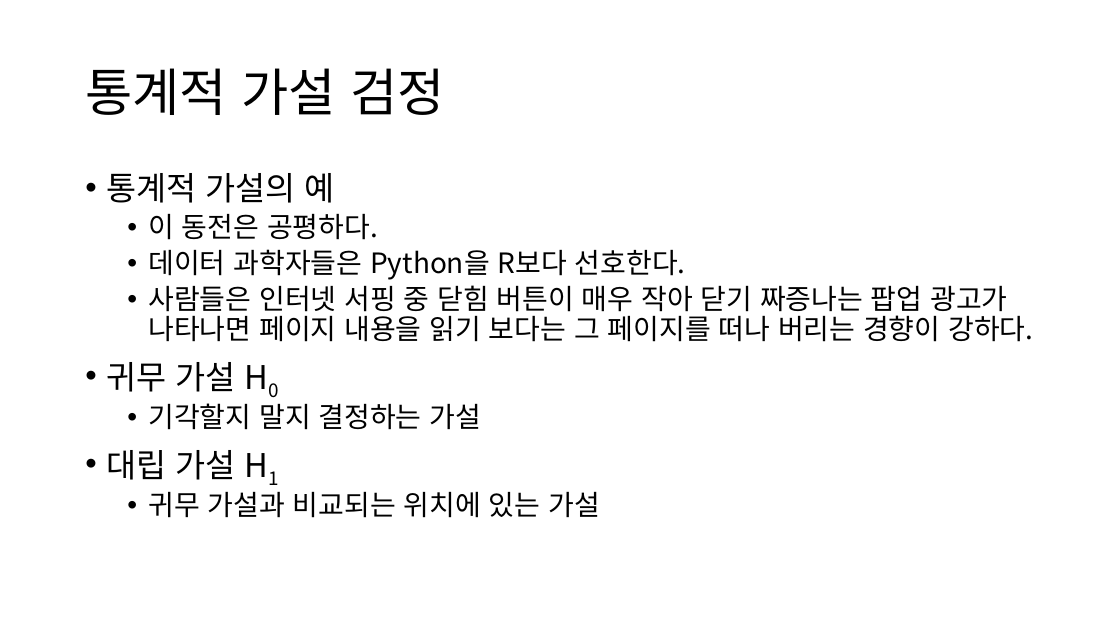
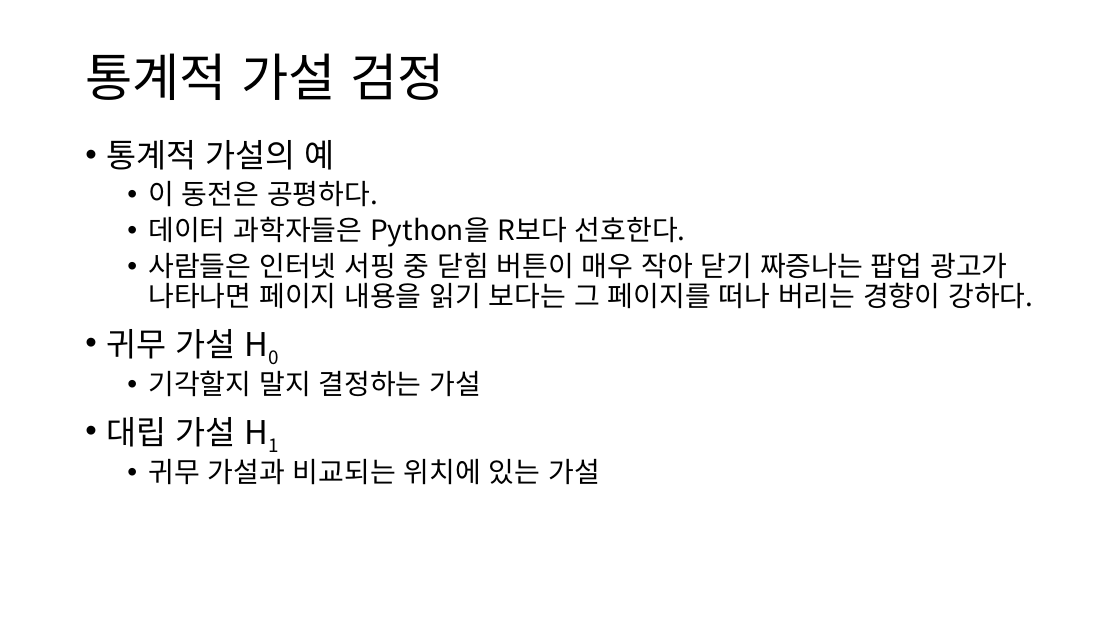
Before and after one commit to ksublee/SPuP, a slide deck: slide 2 of ppt/Python_10_가설 검정과 통계적 추론.pptx. Drawn at 1120x630 pixels with LibreOffice and Linux fonts; fonts in the diff are those of the drawing. Boxes give left, top, right and bottom in pixels: in the first picture for what was removed or moved away, otherwise in the second. Text is boxed around its words. In the diff, an @@ line names an element or a change of style, - is before the commit and + after.

```diff
--- a/ppt/Python_10_가설 검정과 통계적 추론.pptx
+++ b/ppt/Python_10_가설 검정과 통계적 추론.pptx
@@ title "통계적 가설 검정": place and size @@
-title "통계적 가설 검정" at box(85, 68, 444, 115)
+title "통계적 가설 검정" at box(85, 53, 444, 100)
@@ text "통계적 가설의 예": place and size @@
-text "통계적 가설의 예" at box(106, 173, 1033, 518)
+text "통계적 가설의 예" at box(106, 140, 1033, 485)
```
Also in this commit, not shown: 3 other slides changed.
